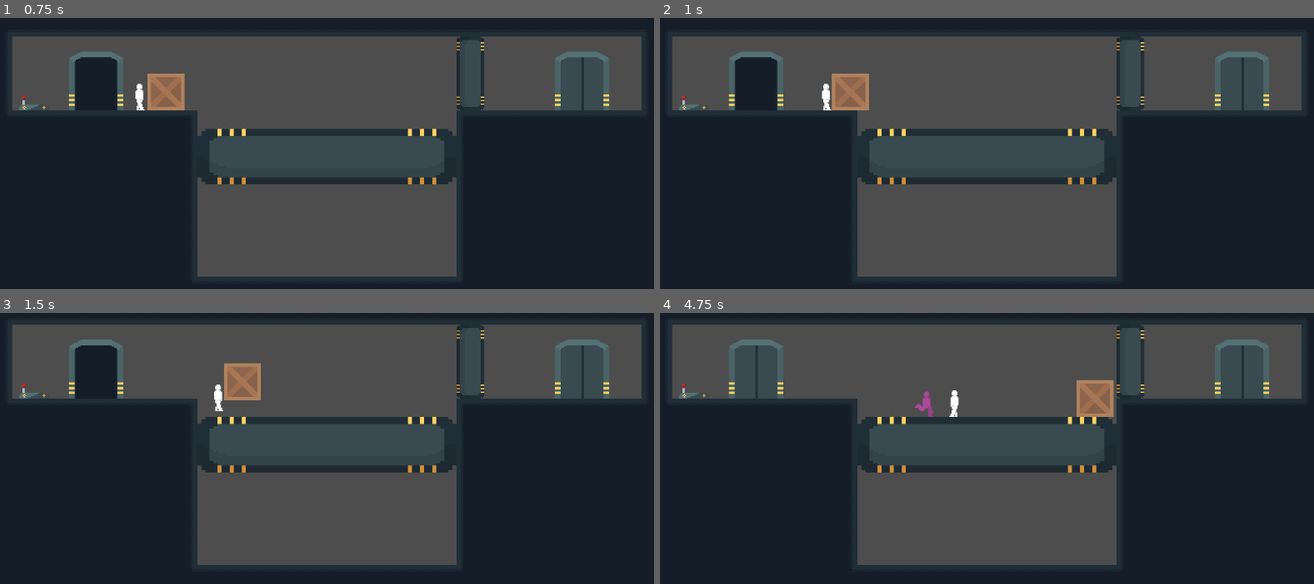
Above: before the commit, frames 1-4 (two rows, left to right).
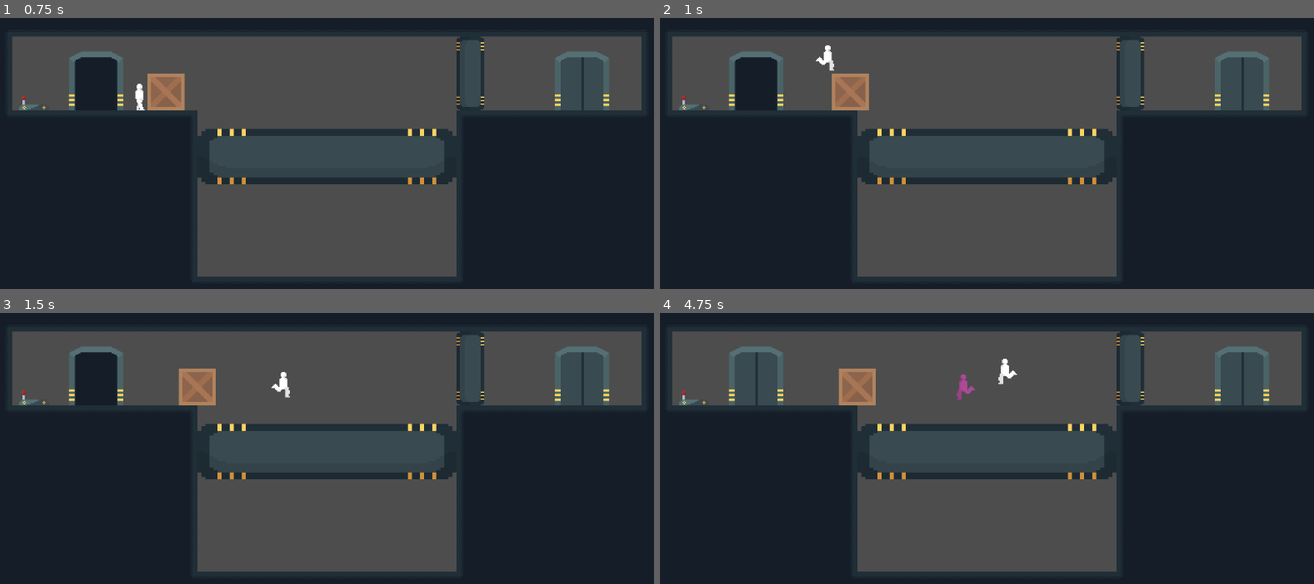
Above: after the commit, the same moments.

Repository: rafesholler/gmtk-2025
Game: Godot game, scene res://Levels/OneLoop/MovingBox/moving_box.tscn
Same seed, same stepped clock (60 frames per second), same inputs: the game is played once before the commit and once after it. This scene is started directly instead of the project's main scene.
Inputs (mouse positions are in pixels of both pictures, inside the frame that each line leads up to):
- Up to frame 1 (0.75 s): tap Enter at 0.5 s; move the mouse to (163, 91) at 0.52 s; hold D (move_right) from 0.53 s (still down); tap F (change_loop, bound only before the commit) at 0.6 s
- Up to frame 2 (1 s): keep holding D (move_right); tap Space (jump, bound only after the commit) at 0.77 s; tap Q (delete_loop, bound only after the commit) at 0.8 s
- Up to frame 3 (1.5 s): keep holding D (move_right); move the mouse to (189, 426) at 1.27 s; tap Q (delete_loop, bound only after the commit) at 1.35 s
- Up to frame 4 (4.75 s): tap Space (jump, bound only after the commit) at 1.52, 3.02, 3.77, 4.52 s; tap C (delete_loop, bound only before the commit) at 1.55, 2.1 s; move the mouse to (1052, 326) at 2.02 s; release D (move_right) at 2.03 s; hold A (move_left) 2.03-2.78 s; tap E (pull, bound only before the commit) at 2.3, 2.85 s; move the mouse to (954, 483) at 2.77 s; hold D (move_right) 2.78-4.28 s; tap T (record_with_player, bound only before the commit) at 3.05, 3.6 s; move the mouse to (1183, 464) at 3.52 s; tap 1 (select_loop_1, bound only after the commit) at 3.8, 4.35 s; move the mouse to (784, 350) at 4.27 s; hold A (move_left) from 4.28 s (still down); tap 2 (select_loop_2, bound only after the commit) at 4.55 s

Frame 1 is identical in both runs. In frame 2, 0.2% of the frame differs, in the area x 23-27%, y 10-35%; in frame 3, 11%; in frame 4, 11%, in the area x 1-99%, y 4-96%.

Commit message:
fixed record bug

Diff:
--- a/Loop/loop_manager.gd
+++ b/Loop/loop_manager.gd
@@ -83,6 +83,8 @@
 
 
 func stop_recording() -> void:
+	if not is_recording:
+		return
 	is_recording = false
 	loops[index].is_ready = true
 
--- a/Objects/Door/door.gd
+++ b/Objects/Door/door.gd
@@ -7,7 +7,7 @@
 	WorldManager.connect("load_next_room", Callable(self,"_on_next_room"));
 
 func _physics_process(delta: float) -> void:
-	if Input.is_action_just_pressed("pull") and inside and not opened:
+	if Input.is_action_just_pressed("interact") and inside and not opened:
 		$Sprite.play("open")
 		opened = true
 
@@ -22,6 +22,7 @@
 	WorldManager.next_room.emit()
 
 func _on_next_room():
+	LoopManager.stop_recording()
 	LoopManager.cancel_loop(0)
 	LoopManager.cancel_loop(1)
 	LoopManager.cancel_loop(2)
--- a/Player/player.gd
+++ b/Player/player.gd
@@ -47,7 +47,7 @@
 			velocity.y = -200
 			jumped = true
 
-	if Input.is_action_just_pressed("pull") and nearby_box and not nearby_box.is_in_loop:
+	if Input.is_action_just_pressed("interact") and nearby_box and not nearby_box.is_in_loop:
 		is_pulling = not is_pulling
 		if is_pulling:
 			nearby_box.collision_layer = 32
@@ -64,15 +64,13 @@
 	if is_pulling and nearby_box and not nearby_box.is_in_loop and box_vector:
 			nearby_box.position = position + box_vector
 
-	if Input.is_action_just_pressed("toggle_record") or Input.is_action_just_pressed("record_with_player"):
-		if Input.is_action_just_pressed("record_with_player"):
-			LoopManager.add_loop_object(self)
-		LoopManager.is_recording = not LoopManager.is_recording
+	if Input.is_action_just_pressed("toggle_record"):
+		LoopManager.add_loop_object(self)
 
 		if LoopManager.is_recording:
+			LoopManager.stop_recording()
+		else:
 			LoopManager.start_recording()
-		else:
-			LoopManager.stop_recording()
 
 	for i in get_slide_collision_count():
 		var c = get_slide_collision(i)
@@ -82,12 +80,13 @@
 		if c.get_collider() is HeavyBox and not c.get_collider().is_in_loop:
 			c.get_collider().velocity = -c.get_normal() * push_force
 
-	if Input.is_action_just_pressed("change_loop"):
-		if LoopManager.is_recording:
-			return
-		LoopManager.index += 1
-		if LoopManager.index >= LoopManager.max_loops:
+	if not LoopManager.is_recording:
+		if Input.is_action_just_pressed("select_loop_1"):
 			LoopManager.index = 0
+		if Input.is_action_just_pressed("select_loop_2"):
+			LoopManager.index = 1
+		if Input.is_action_just_pressed("select_loop_3"):
+			LoopManager.index = 2
 
 	if Input.is_action_just_pressed("delete_loop"):
 		LoopManager.cancel_loop(LoopManager.index)
--- a/project.godot
+++ b/project.godot
@@ -38,12 +38,12 @@
 }
 jump={
 "deadzone": 0.2,
-"events": [Object(InputEventKey,"resource_local_to_scene":fa …(140 unchanged characters)… d":false,"keycode":0,"physical_keycode":87,"key_label":0,"unicode":119,"location":0,"echo":false,"script":null)
+"events": [Object(InputEventKey,"resource_local_to_scene":fa …(140 unchanged characters)… d":false,"keycode":0,"physical_keycode":32,"key_label":0,"unicode":32,"location":0,"echo":false,"script":null)
 ]
 }
 toggle_record={
 "deadzone": 0.2,
-"events": [Object(InputEventKey,"resource_local_to_scene":fa …(140 unchanged characters)… d":false,"keycode":0,"physical_keycode":82,"key_label":0,"unicode":114,"location":0,"echo":false,"script":null)
+"events": [Object(InputEventKey,"resource_local_to_scene":fa …(140 unchanged characters)… d":false,"keycode":0,"physical_keycode":69,"key_label":0,"unicode":101,"location":0,"echo":false,"script":null)
 ]
 }
 fire={
@@ -51,29 +51,34 @@
 "events": [Object(InputEventMouseButton,"resource_local_to_scene":false,"resource_name":"","device":-1,"window_id":0,"a …(253 unchanged characters)…
 ]
 }
-record_with_player={
+delete_loop={
 "deadzone": 0.2,
-"events": [Object(InputEventKey,"resource_local_to_scene":fa …(141 unchanged characters)… ":false,"keycode":0,"physical_keycode":84,"key_label":0,"unicode":116,"location":0,"echo":false,"script":null)
+"events": [Object(InputEventKey,"resource_local_to_scene":fa …(141 unchanged characters)… ":false,"keycode":0,"physical_keycode":81,"key_label":0,"unicode":113,"location":0,"echo":false,"script":null)
 ]
 }
-change_loop={
+interact={
 "deadzone": 0.2,
-"events": [Object(InputEventKey,"resource_local_to_scene":fa …(140 unchanged characters)… d":false,"keycode":0,"physical_keycode":70,"key_label":0,"unicode":102,"location":0,"echo":false,"script":null)
-]
-}
-delete_loop={
-"deadzone": 0.2,
-"events": [Object(InputEventKey,"resource_local_to_scene":false,"resource_name":"","device":-1,"window_id":0,"alt_pressed":false,"shift_pressed":false,"ctrl_pressed":false,"meta_pressed":false,"pressed":false,"keycode":0,"physical_keycode":67,"key_label":0,"unicode":99,"location":0,"echo":false,"script":null)
-]
-}
-pull={
-"deadzone": 0.2,
-"events": [Object(InputEventKey,"resource_local_to_scene":false,"resource_name":"","device":-1,"window_id":0,"alt_pressed":false,"shift_pressed":false,"ctrl_pressed":false,"meta_pressed":false,"pressed":false,"keycode":0,"physical_keycode":69,"key_label":0,"unicode":101,"location":0,"echo":false,"script":null)
+"events": [Object(InputEventKey,"resource_local_to_scene":fa …(140 unchanged characters)… d":false,"keycode":0,"physical_keycode":87,"key_label":0,"unicode":119,"location":0,"echo":false,"script":null)
 ]
 }
 reset={
 "deadzone": 0.2,
-"events": [Object(InputEventKey,"resource_local_to_scene":fa …(140 unchanged characters)… d":false,"keycode":0,"physical_keycode":4194308,"key_label":0,"unicode":0,"location":0,"echo":false,"script":null)
+"events": [Object(InputEventKey,"resource_local_to_scene":fa …(140 unchanged characters)… d":false,"keycode":0,"physical_keycode":82,"key_label":0,"unicode":114,"location":0,"echo":false,"script":null)
+]
+}
+select_loop_1={
+"deadzone": 0.2,
+"events": [Object(InputEventKey,"resource_local_to_scene":false,"resource_name":"","device":-1,"window_id":0,"alt_pressed":false,"shift_pressed":false,"ctrl_pressed":false,"meta_pressed":false,"pressed":false,"keycode":0,"physical_keycode":49,"key_label":0,"unicode":49,"location":0,"echo":false,"script":null)
+]
+}
+select_loop_2={
+"deadzone": 0.2,
+"events": [Object(InputEventKey,"resource_local_to_scene":false,"resource_name":"","device":-1,"window_id":0,"alt_pressed":false,"shift_pressed":false,"ctrl_pressed":false,"meta_pressed":false,"pressed":false,"keycode":0,"physical_keycode":50,"key_label":0,"unicode":50,"location":0,"echo":false,"script":null)
+]
+}
+select_loop_3={
+"deadzone": 0.2,
+"events": [Object(InputEventKey,"resource_local_to_scene":false,"resource_name":"","device":-1,"window_id":0,"alt_pressed":false,"shift_pressed":false,"ctrl_pressed":false,"meta_pressed":false,"pressed":false,"keycode":0,"physical_keycode":51,"key_label":0,"unicode":51,"location":0,"echo":false,"script":null)
 ]
 }
 
